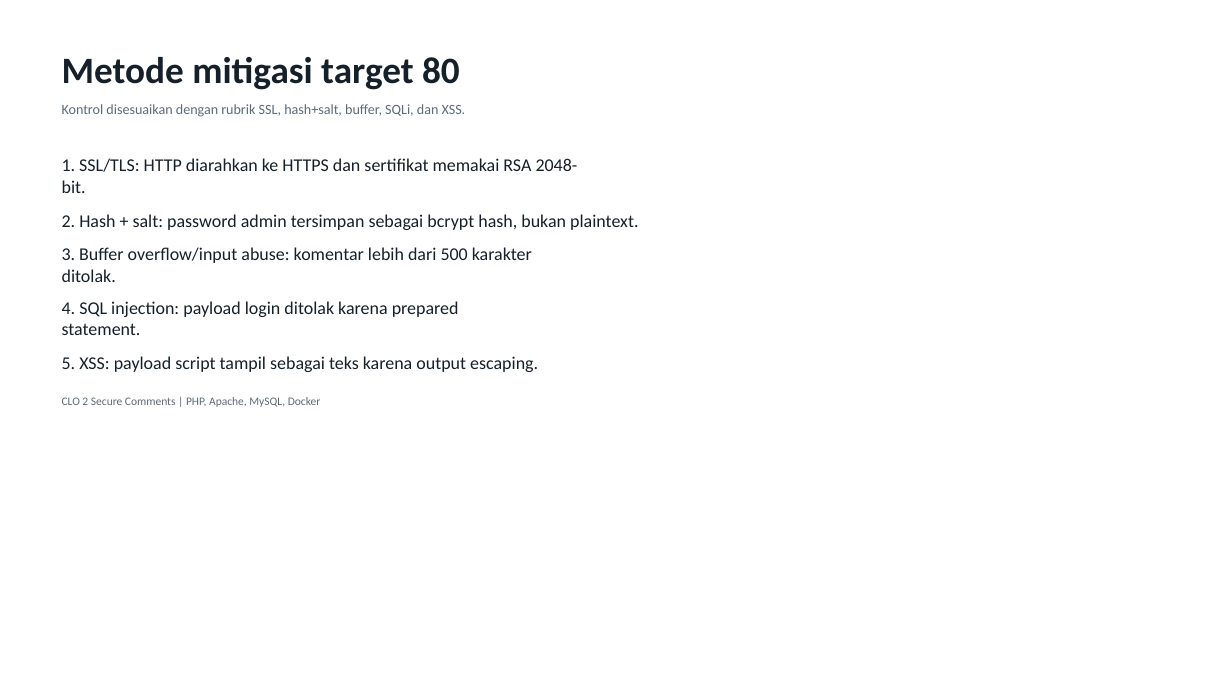
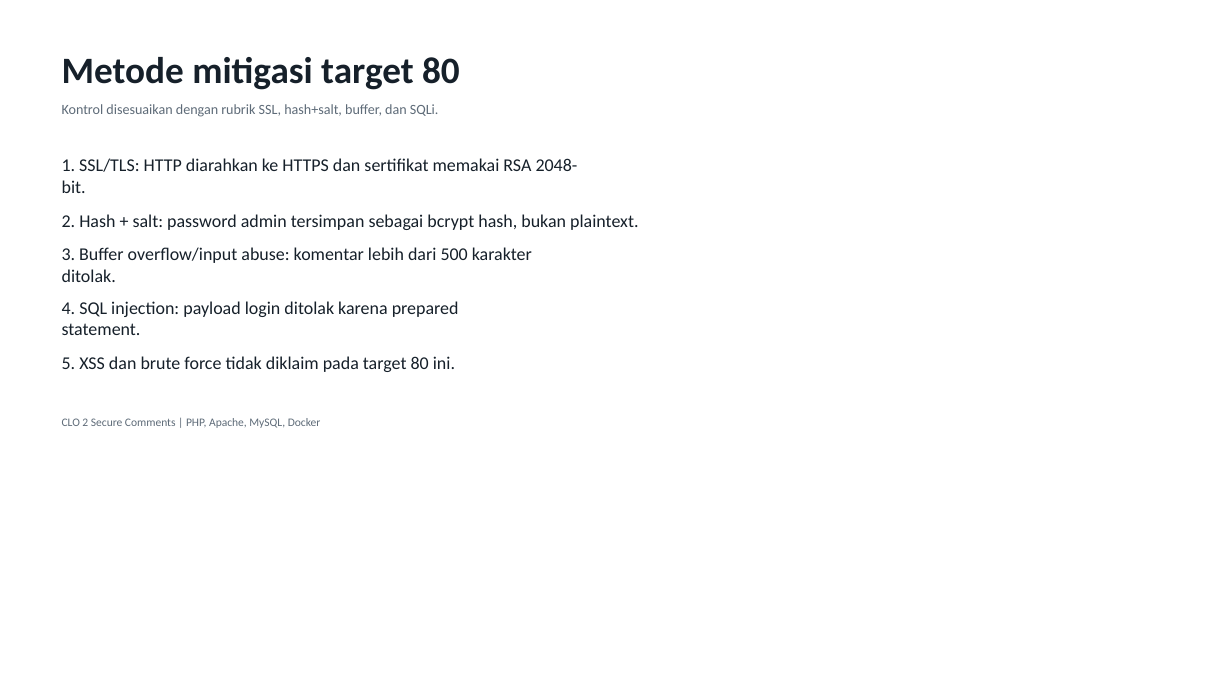
Before and after one commit to ArdeezYy/mawang_clo2, a slide deck: slide 5 of presentation/output/CLO2_Secure_Comments.pptx. Drawn at 1232x693 pixels with LibreOffice and Linux fonts; fonts in the diff are those of the drawing. Boxes give left, top, right and bottom in pixels: in the first picture for what was removed or moved away, otherwise in the second. Text is boxed around its words. In the diff, an @@ line names an element or a change of style, - is before the commit and + after.

Commit message:
Adjust secure branch to target 80 scope

```diff
--- a/presentation/output/CLO2_Secure_Comments.pptx
+++ b/presentation/output/CLO2_Secure_Comments.pptx
@@ text at [62,104,439,117]: text changed @@
-Kontrol disesuaikan dengan rubrik SSL, hash+salt, buffer, SQLi, dan XSS.
+Kontrol disesuaikan dengan rubrik SSL, hash+salt, buffer, dan SQLi.
@@ text at [62,356,455,372]: text changed @@
-5. XSS: payload script tampil sebagai teks karena output escaping.
+5. XSS dan brute force tidak diklaim pada target 80 ini.
@@ text "CLO 2 Secure Comments | ...": place and size @@
-text "CLO 2 Secure Comments | ..." at [62,397,321,407]
+text "CLO 2 Secure Comments | ..." at [62,418,321,428]
```
Also in this commit, not shown: 5 other slides changed, 6 other files.
